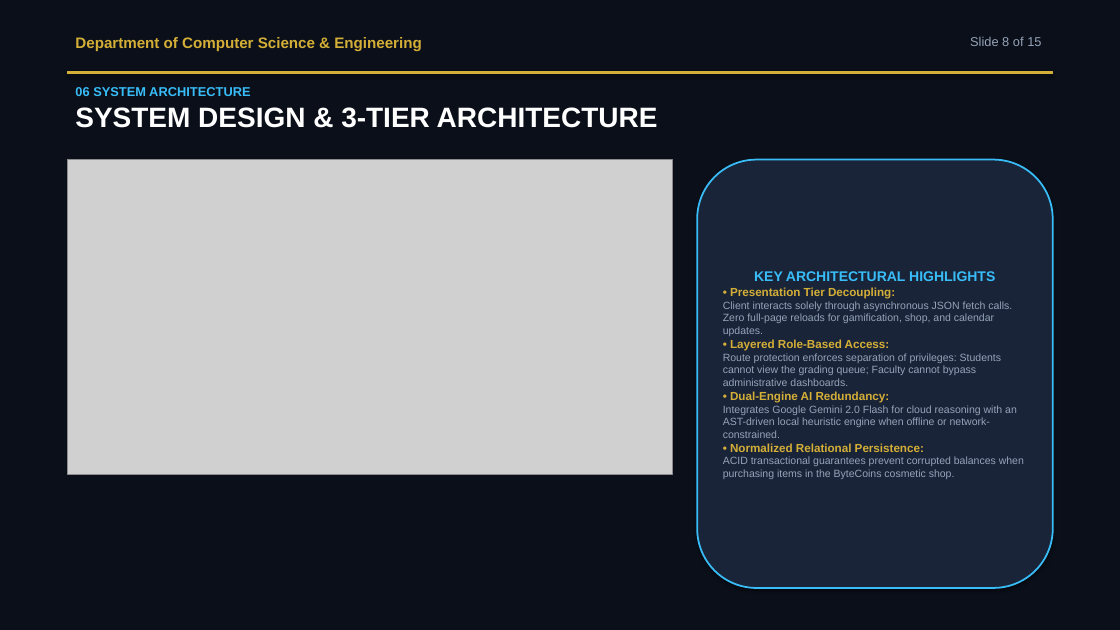
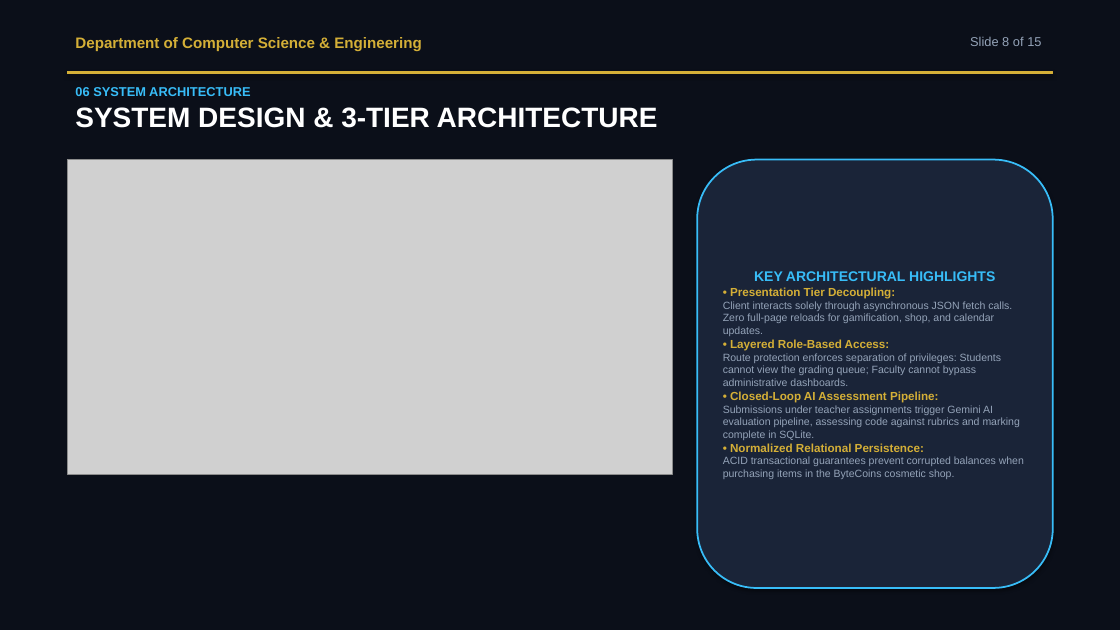
Before and after one commit to CodingWithAman1/NexusEduAI, a slide deck: slide 8 of NexusEdu_AI_Mini_Project_Presentation.pptx. Drawn at 1120x630 pixels with LibreOffice and Linux fonts; fonts in the diff are those of the drawing; grey boxes stand for pictures. Boxes give left, top, right and bottom in pixels: in the first picture for what was removed or moved away, otherwise in the second. Text is boxed around its words. In the diff, an @@ line names an element or a change of style, - is before the commit and + after.

```diff
--- a/NexusEdu_AI_Mini_Project_Presentation.pptx
+++ b/NexusEdu_AI_Mini_Project_Presentation.pptx
@@ text in rounded rectangle at [723,391,1020,440]: text changed @@
-• Dual-Engine AI Redundancy:
-Integrates Google Gemini 2.0 Flash for cloud reasoning with an AST-driven local heuristic engine when offline or network-constrained.
+• Closed-Loop AI Assessment Pipeline:
+Submissions under teacher assignments trigger Gemini AI evaluation pipeline, assessing code against rubrics and marking complete in SQLite.
```
Also in this commit, not shown: 10 other slides changed, 7 other files.
